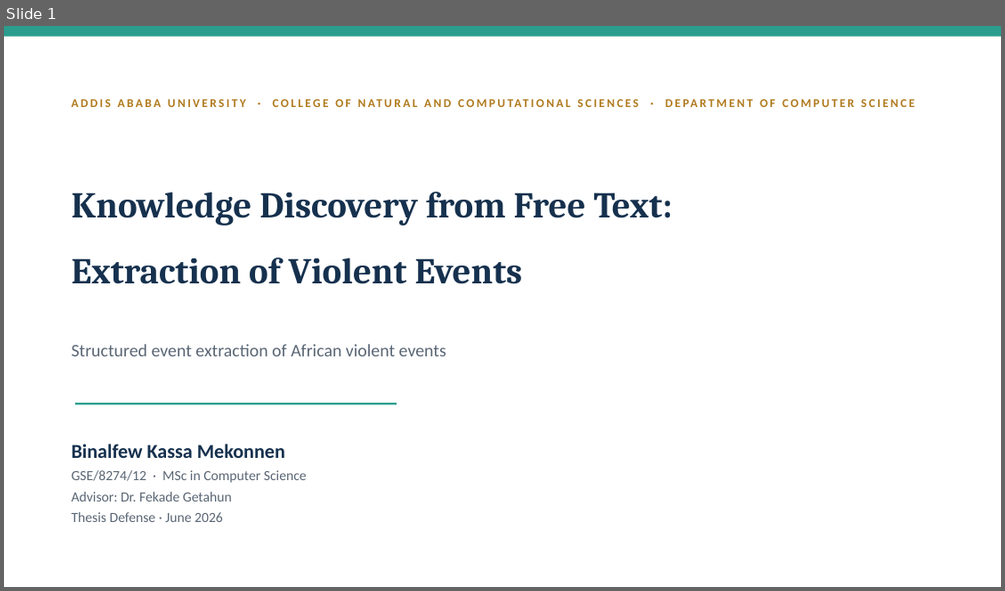
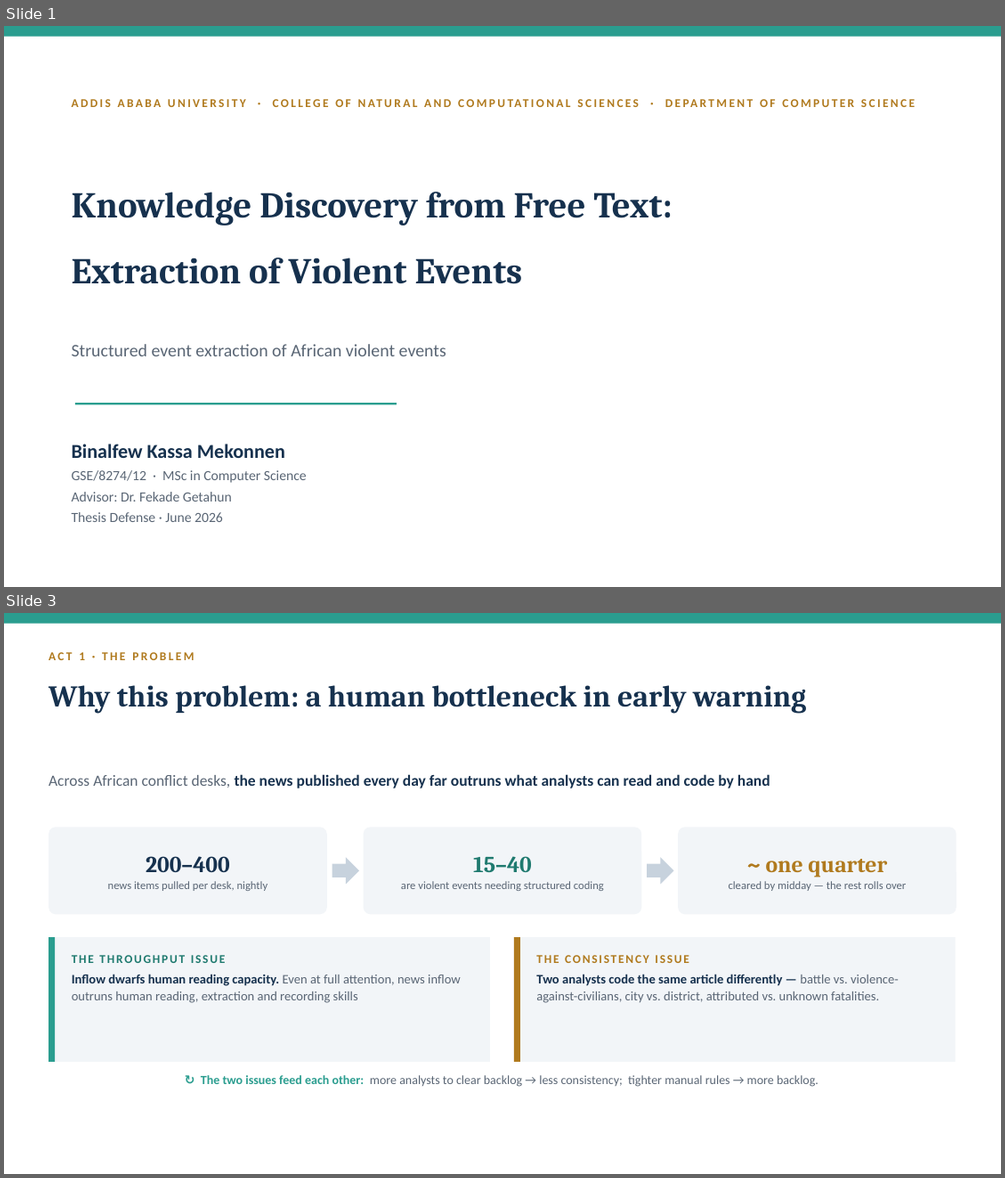
Before and after one commit to binalfew/vioner, a slide deck: backend/docs/defense/VioNER_Defense_Slides.pptx. Shown one above the other, each under a label of ours: slide 1 before the commit, slides 1 and 3 after it; the slides between them are not shown. The pictures are 1005x591 and 1005x1178 pixels, drawn with LibreOffice and Linux fonts; fonts in the diff are those of the drawing. Boxes give left, top, right and bottom in pixels: in the first picture for what was removed or moved away, otherwise in the second. Text is boxed around its words. In the diff, an @@ line names an element or a change of style, - is before the commit and + after.

Commit message:
docs: add journal article, AI-similarity rewrite aids, and update defense materials
- Add build_article.py and generated VioNER_Article.docx for journal submission
- Add AI-similarity report and rewrite worksheets/maps for thesis humanization
- Update Final.docx and defense slide deck

```diff
--- a/backend/docs/defense/VioNER_Defense_Slides.pptx
+++ b/backend/docs/defense/VioNER_Defense_Slides.pptx
@@ slide 3 added at (x1=4, y1=613, x2=1001, y2=1174), background #FFFFFF @@
@@ rectangle added at (x1=4, y1=613, x2=1001, y2=624), fill #2A9D8F @@
@@ text added at (x1=48, y1=652, x2=194, y2=660), 11.5 pt, text #B07A1E, bold @@
+ACT 1 · THE PROBLEM
@@ text added at (x1=48, y1=685, x2=806, y2=714), 29 pt, text #16314E, bold @@
+Why this problem: a human bottleneck in early warning
@@ text added at (x1=48, y1=774, x2=770, y2=788), 15 pt, text #16314E, bold @@
+Across African conflict desks, the news published every day far outruns what analysts can read and code by hand
@@ rounded rectangle added at (x1=48, y1=827, x2=327, y2=915), fill #F2F5F8 @@
@@ rounded rectangle added at (x1=364, y1=827, x2=642, y2=915), fill #F2F5F8 @@
@@ rounded rectangle added at (x1=678, y1=827, x2=956, y2=915), fill #F2F5F8 @@
@@ text added at (x1=108, y1=856, x2=268, y2=891), 10.8 pt, text #5A6675 @@
+200–400
+news items pulled per desk, nightly
@@ right arrow added at (x1=332, y1=857, x2=359, y2=884), fill #C7D2DD @@
@@ text added at (x1=401, y1=856, x2=604, y2=891), 10.8 pt, text #5A6675 @@
+15–40
+are violent events needing structured coding
@@ right arrow added at (x1=647, y1=857, x2=674, y2=884), fill #C7D2DD @@
@@ text added at (x1=728, y1=859, x2=906, y2=891), 10.8 pt, text #5A6675 @@
+~ one quarter
+cleared by midday — the rest rolls over
@@ rectangle added at (x1=48, y1=937, x2=490, y2=1062), fill #F2F5F8 @@
@@ rectangle added at (x1=48, y1=937, x2=55, y2=1062), fill #2A9D8F @@
@@ text added at (x1=72, y1=955, x2=461, y2=1003), 12.5 pt, text #5A6675 @@
+THE THROUGHPUT ISSUE
+Inflow dwarfs human reading capacity. Even at full attention, news inflow outruns human reading, extraction and recording skills
@@ rectangle added at (x1=514, y1=937, x2=955, y2=1062), fill #F2F5F8 @@
@@ rectangle added at (x1=514, y1=937, x2=520, y2=1062), fill #B07A1E @@
@@ text added at (x1=536, y1=955, x2=898, y2=1003), 12.5 pt, text #5A6675 @@
+THE CONSISTENCY ISSUE
+Two analysts code the same article differently — battle vs. violence-against-civilians, city vs. district, attributed vs. unknown fatalities.
@@ text added at (x1=201, y1=1075, x2=818, y2=1086), 12 pt, text #5A6675 @@
+↻ The two issues feed each other: more analysts to clear backlog → less consistency; tighter manual rules → more backlog.
```
Also in this commit, not shown: 14 slides changed, 7 other files.
